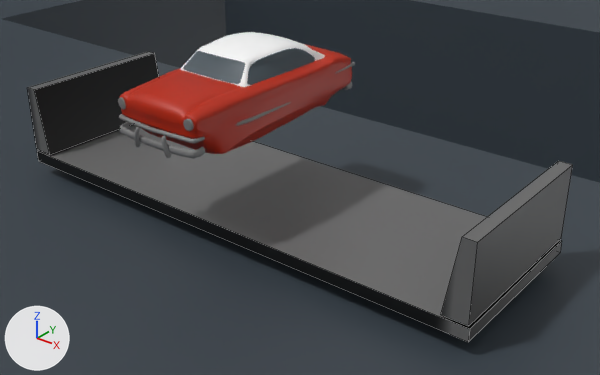
The Blender file models/scene.blend, before and after one commit.
Before and after are seen from a 50 mm camera at (13.19, -14.75, 10.59) aimed at (1.37, 0.03, 1.43). Lighting does not change. The marker at lower left points along +X, +Y and +Z. Mesh edges are drawn as thin lines on the coarser meshes.

Script lines for the objects in view, before the commit:
```python
me_cube = bpy.data.meshes.new('Cube')
me_cube.from_pydata(...)  # 24 vertices, 18 faces; spans x -7.2..7.21, y -1.82..2.77, z 0.41..2.73
me_cube.materials.append(mat_material)  # picture img_road
me_cube_003 = bpy.data.meshes.new('Cube.003')
me_cube_003.from_pydata(...)  # 593 vertices, 477 faces; spans x -1.4..0.0, y -5.47..0.86, z -0.2..1.95
me_cube_003.polygons.foreach_set('use_smooth', [True] * 477)
# faces by material slot: [174, 36, 232, 35]
me_cube_003.materials.append(mat_player_car)
me_cube_003.materials.append(mat_roof)  # white #ffffff
me_cube_003.materials.append(mat_bumpers)  # grey #858585
me_cube_003.materials.append(mat_windows)  # dark blue #4d5b63
me_grid = bpy.data.meshes.new('Grid')
me_grid.from_pydata(...)  # 18698 vertices, 19681 faces; spans x -804.0..804.0, y -804.0..805.0, z -8.0..68.0
me_grid.materials.append(mat_floor)  # dark blue #3b444c
ob_deck = bpy.data.objects.new('deck', me_cube)
ob_deck.location = (0.0, 0.0, 0.0)
ob_mvp_floor = bpy.data.objects.new('MVP_floor', me_grid)
ob_mvp_floor.location = (0.0, 0.0, 0.0)
ob_player_car = bpy.data.objects.new('player_car', me_cube_003)
ob_player_car.location = (-0.2, -2.59, 3.1)
ob_player_car.rotation_euler = (0.0, 0.0, -3.142)  # degrees (0, 0, -180)
_m = ob_player_car.modifiers.new('Mirror', 'MIRROR')
_m.use_clip = True
_m = ob_player_car.modifiers.new('Subdivision', 'SUBSURF')
_m.levels = 2
```
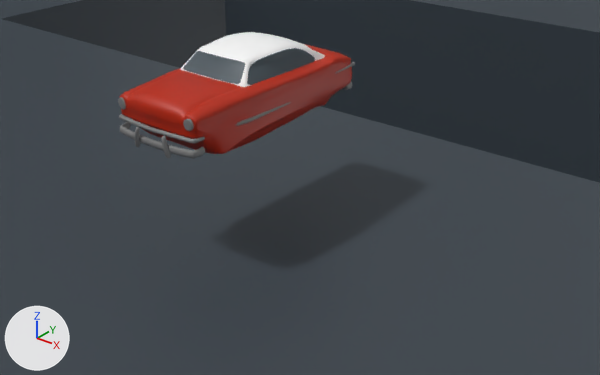
Boxes (x1, y1, x2, y2) around the edits, measured in the pictures (600 x 375 px):
'deck', deleted: before (28, 52, 573, 342)

Edits to the bpy script that builds the scene:
```text
Remove ob_deck:
    ob_deck = bpy.data.objects.new('deck', me_cube)
    ob_deck.location = (0.0, 0.0, 0.0)
```
